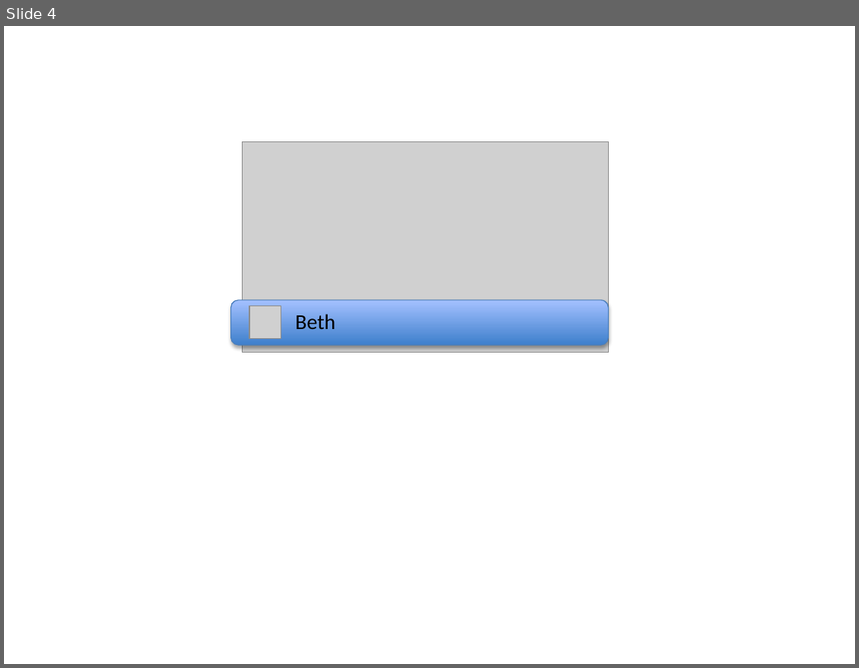
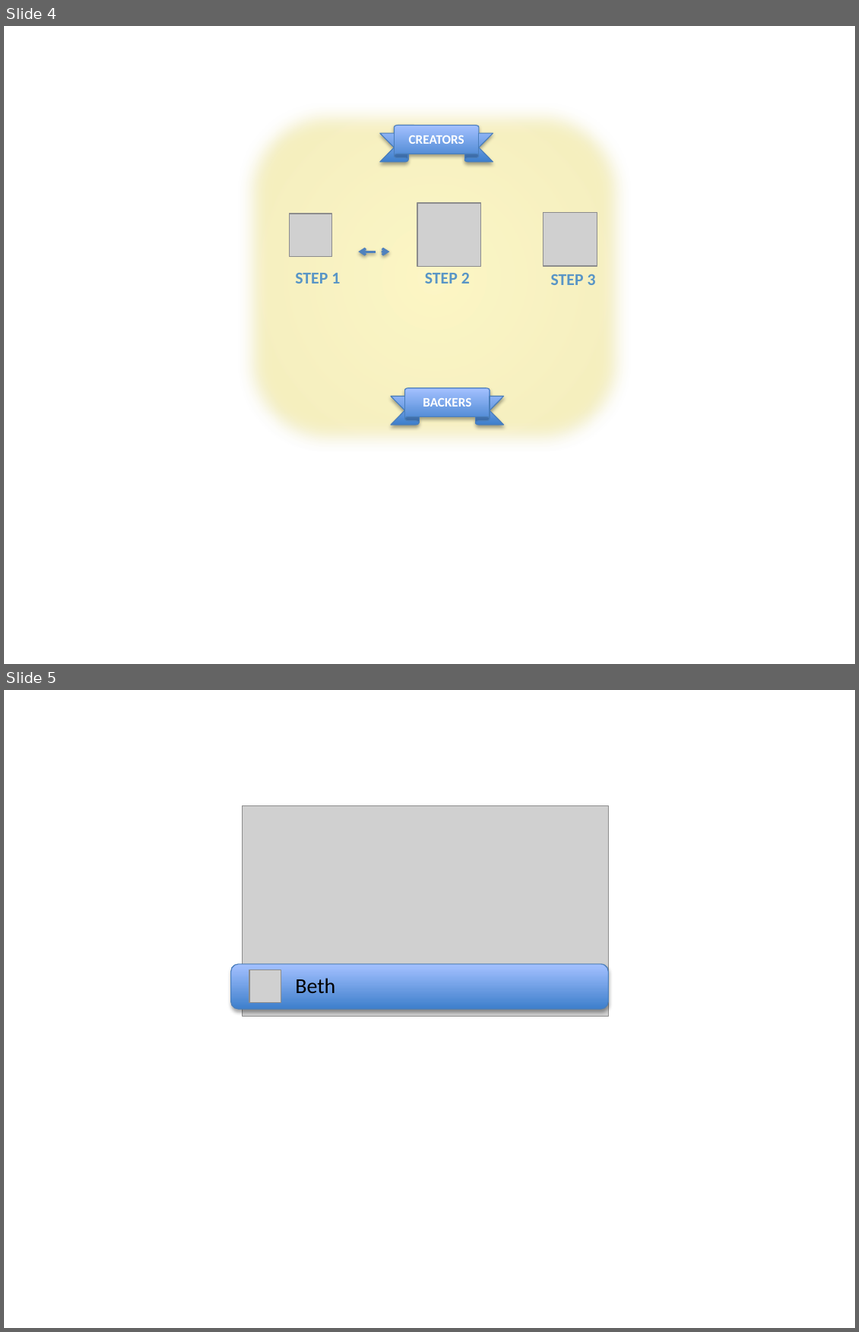
Before and after one commit to alexhfrey/Narrately_MVP, a slide deck: public/images/sign up button.pptx. Shown one above the other, each under a label of ours: slide 4 before the commit, slides 4 and 5 after it. The pictures are 859x668 and 859x1332 pixels, drawn with LibreOffice and Linux fonts; fonts in the diff are those of the drawing; grey boxes stand for pictures. Boxes give left, top, right and bottom in pixels: in the first picture for what was removed or moved away, otherwise in the second. Text is boxed around its words. In the diff, an @@ line names an element or a change of style, - is before the commit and + after.

```diff
--- a/public/images/sign up button.pptx
+++ b/public/images/sign up button.pptx
@@ slide 4 added at bbox=[4, 26, 855, 664], background #FFFFFF @@
@@ group added at bbox=[237, 102, 631, 452]: 5 texts, 3 pictures, 2 ribbons, 1 rounded rectangle, 1 double arrow @@
+STEP 1
+STEP 2
+STEP 3
+CREATORS
+BACKERS
@@ what was slide 4 is now slide 5 @@
```
Also in this commit, not shown: 1 slide changed, 10 other files.
